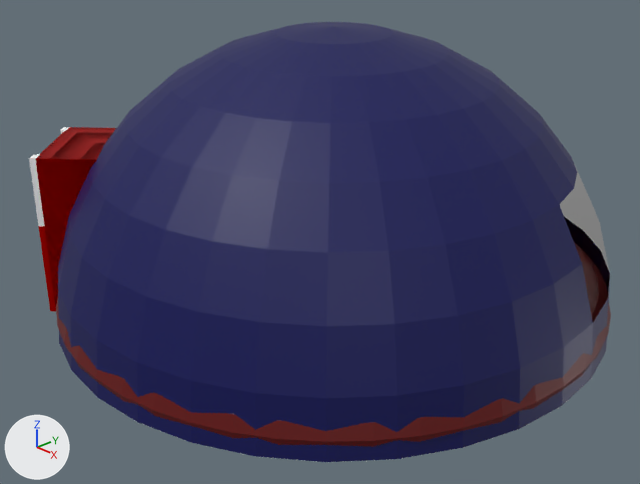
An edit to the Blender file Nave/interior_nave.blend, drawn before and after from the same camera.
Both versions are drawn from a camera (50 mm lens) standing at (2.14, -2.08, 1.54) and looking at (0.04, -0.1, 0.26). Lighting does not change. The marker at lower left points along +X, +Y and +Z.

In view in the first picture: 'Parede', 'Porta', 'Torus.001', 'Vidro'.
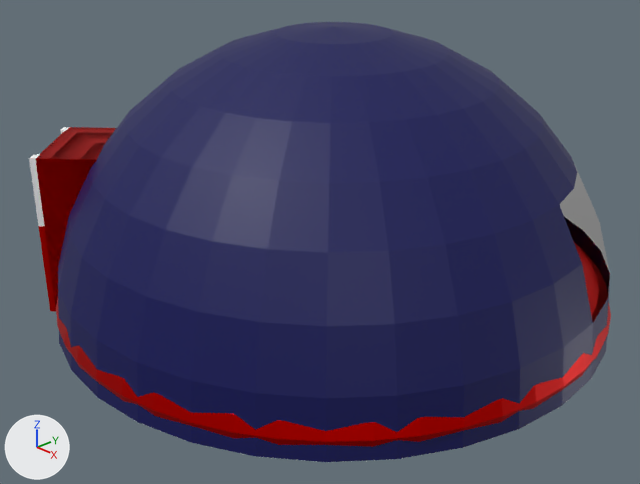
Scene script edits in JSON lines:
```json
{"block": "me_torus_001", "where": "me_torus_001.from_pydata(...)  # 576 vertices, 576 faces; spans x -1.11..1.11, y -1.11..1.11, z 0.07..0.28"}
{"op": "remove", "block": "me_torus_001", "code": "me_torus_001.materials.append(mat_material_005)  # dark red #650100"}
{"op": "add", "block": "me_torus_001", "code": "me_torus_001.materials.append(mat_material_001)  # red #e70500"}
```

Pixel boxes (x1, y1, x2, y2) of what changed, in the pictures (640 x 484 px):
```json
{"object": "Torus.001", "change": "recoloured", "before": [56, 299, 611, 447], "after": [56, 299, 611, 447]}
```
